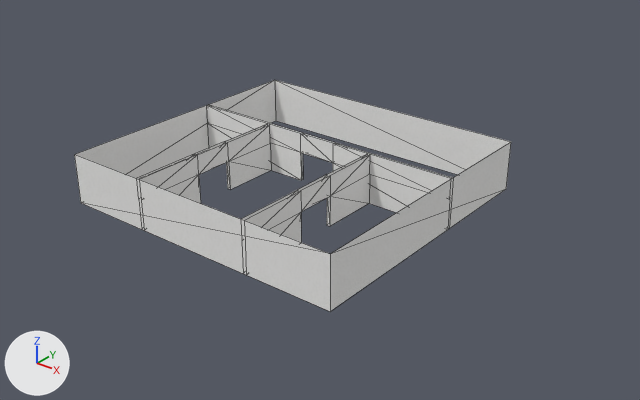
The OBJ model model_data/gallery_template_01_display.obj, before and after one commit.
Before and after are seen from a 50 mm camera at (50.0, -56.9, 36.9) aimed at (1.1, 4.2, -1.0). The axes (+X, +Y, +Z) are drawn at lower left. The lights are the same throughout. Mesh edges are drawn as thin lines. Where no turn or scale is listed for an object, it has been applied to the vertices. Vertices at the same position are counted once.

Objects in the first picture: 'gallery_template_01_display'.
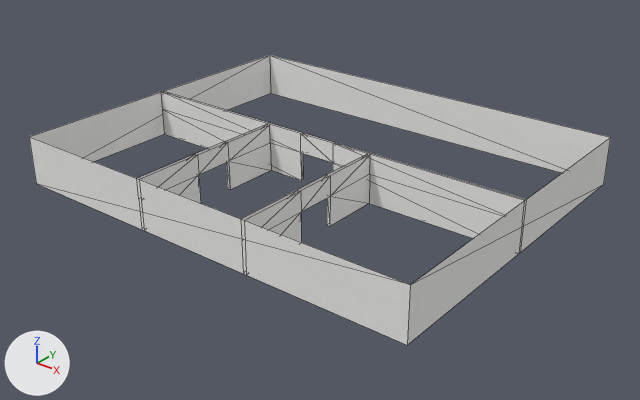
The edits, one by one:
me_gallery_template_01_display is used by ob_gallery_template_01_display; location (0.0, 0.0, 0.0).
Verts and faces of me_gallery_template_01_display; kept vertices keep their numbers, new ones are numbered from 80.
Before the commit, vertices of me_gallery_template_01_display: 9 (15.0, 5.3, 5.0) at pixel (453, 177), 10 (15.0, 5.3, 3.0) at pixel (451, 198), 12 (2.0, 5.3, 3.0), 13 (-2.0, 5.3, 3.0), 14 (-15.0, 5.3, 3.0).
Before the commit, vertices of me_gallery_template_01_display: 15 (-15.0, 5.3, 5.0) at pixel (208, 104), 16 (-15.0, 5.3, 0.0), 19 (15.0, 5.3, 0.0) at pixel (449, 228), 20 (15.0, 5.0, 3.0) at pixel (449, 199), 21 (15.0, 5.0, 5.0) at pixel (451, 178).
Before the commit, vertices of me_gallery_template_01_display: 23 (-2.0, 5.0, 3.0) at pixel (300, 152), 24 (2.0, 5.0, 3.0) at pixel (332, 162), 26 (-15.0, 5.0, 5.0) at pixel (206, 105), 27 (-15.0, 5.0, 3.0) at pixel (207, 123), 28 (-15.0, 5.0, 0.0).
Before the commit, vertices of me_gallery_template_01_display: 31 (15.0, 5.0, 0.0) at pixel (447, 229).
me_gallery_template_01_display had 80 vertices, 86 faces and spanned x -15.0..15.0, y -12.0..16.0, z 0.0..5.0.
me_gallery_template_01_display now has 80 vertices, 80 faces and spans x -22.0..22.0, y -12.0..23.0, z 0.0..5.0.
me_gallery_template_01_display part 1: the loose piece of 8 vertices spanning x -15.0..15.0, y -12.0..16.0, z 0.0..5.0 is scaled about its middle by (1.47, 1.25, 1), then moved by (0.0, 3.5, 0.0).
Part 2, on me_gallery_template_01_display:
Faces deleted: (13, 24, 23), (12, 24, 13).
Vertices 9, 10, 19, 20, 21, 31 move by (7.0, 0.0, 0.0).
Vertices 14, 15, 16, 26, 27, 28 move by (-7.0, 0.0, 0.0).

Pixel boxes [x1, y1, x2, y2] of what changed, in the pictures (640 x 400 px; the box of a moved part takes in the faces that stretch with it):
'gallery_template_01_display', reshaped (33% wider, 25% taller)
    before: [74, 80, 511, 311]
    after: [29, 55, 611, 345]
part 1 of me_gallery_template_01_display, moved or reshaped
    before: [74, 80, 511, 311]
    after: [29, 55, 611, 345]
part 2 of me_gallery_template_01_display, cut back
    before: [206, 105, 453, 213]
    after: [161, 91, 526, 238]
